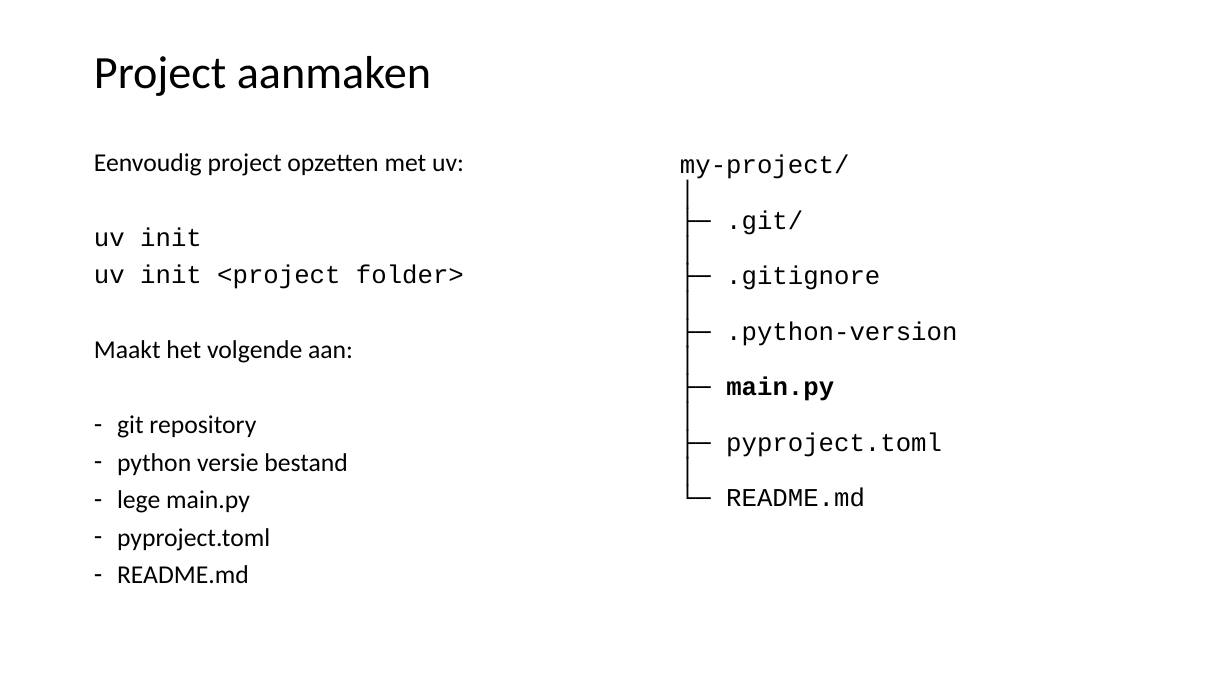
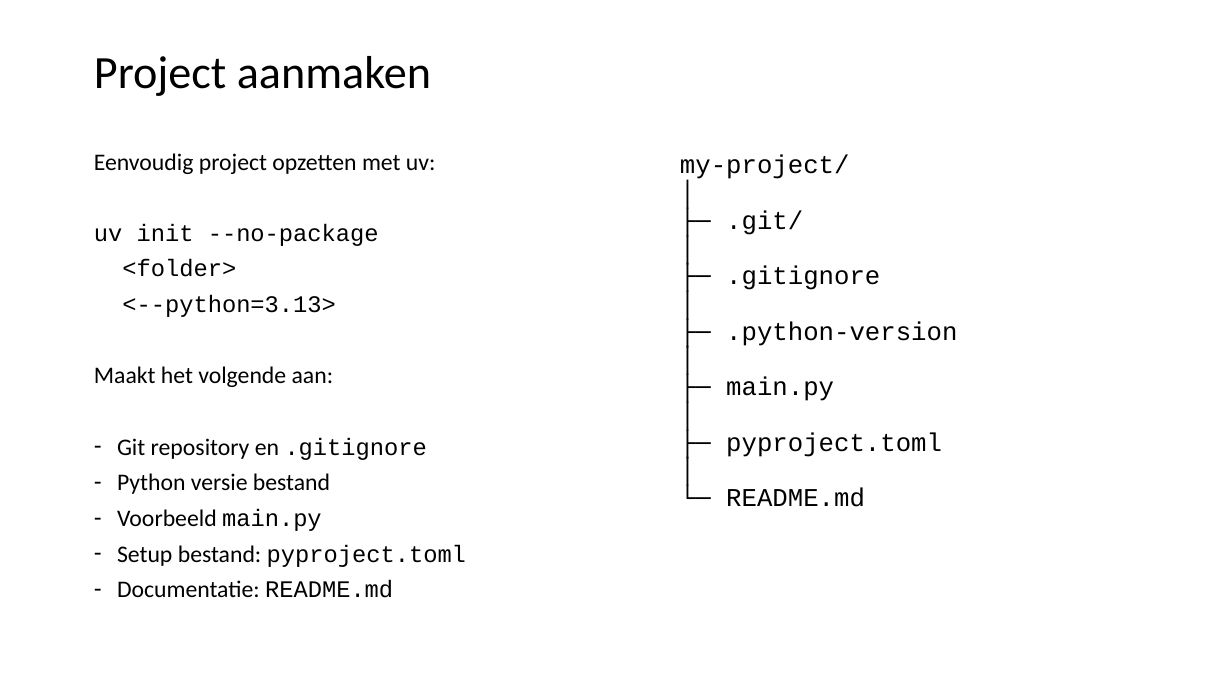
Before and after one commit to LFKoning/knowledge-sharing, a slide deck: slide 21 of python_course_4p/1_venv_package/1_venv_package.pptx. Drawn at 1232x693 pixels with LibreOffice and Linux fonts; fonts in the diff are those of the drawing. Boxes give left, top, right and bottom in pixels: in the first picture for what was removed or moved away, otherwise in the second. Text is boxed around its words. In the diff, an @@ line names an element or a change of style, - is before the commit and + after.

Commit message:
Updates to Python 4P

```diff
--- a/python_course_4p/1_venv_package/1_venv_package.pptx
+++ b/python_course_4p/1_venv_package/1_venv_package.pptx
@@ text at bbox=[94, 153, 436, 387]: size 20 to 18.5 pt in "Eenvoudig project opzetten met uv:", "Maakt het volgende aan:" @@
@@ text at bbox=[94, 224, 379, 317]: text changed; size 20 to 18.5 pt @@
-uv init
-uv init <project folder>
+uv init --no-package
+<folder>
+<--python=3.13>
@@ text at bbox=[117, 437, 466, 598]: text changed; size 20 to 18.5 pt @@
-– git repository
-– python versie bestand
-– lege main.py
-– pyproject.toml
-– README.md
+– Git repository en .gitignore
+– Python versie bestand
+– Voorbeeld main.py
+– Setup bestand: pyproject.toml
+– Documentatie: README.md
```
Also in this commit, not shown: 25 other slides changed, 1 slide added, 6 other files.
